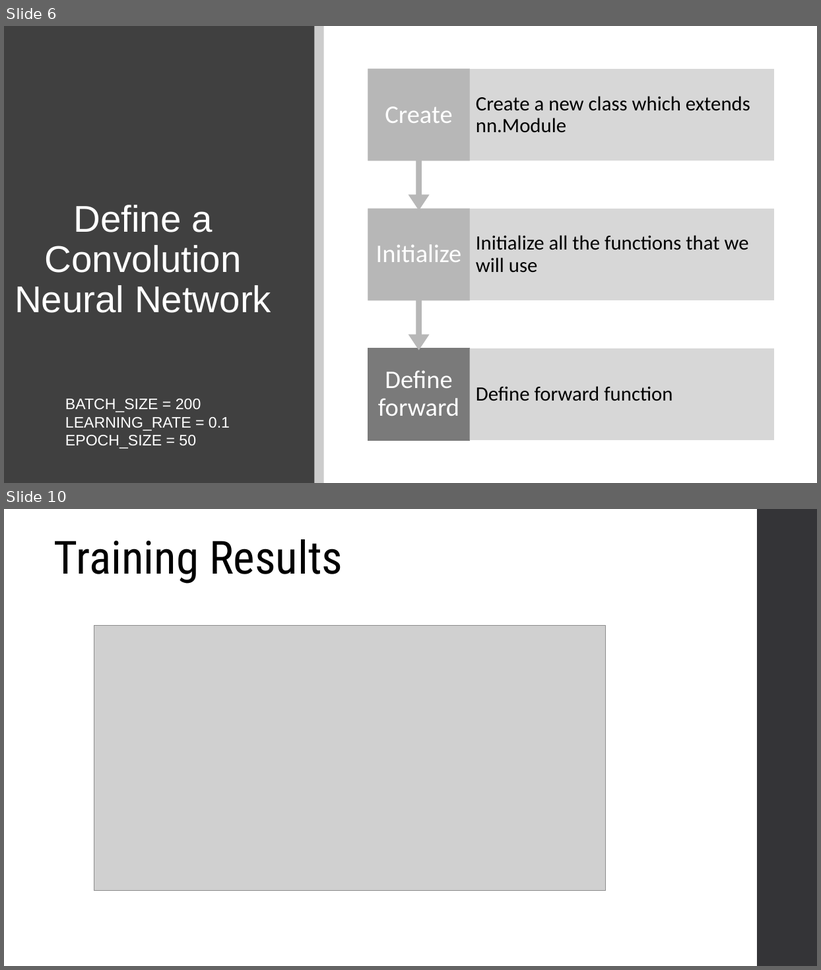
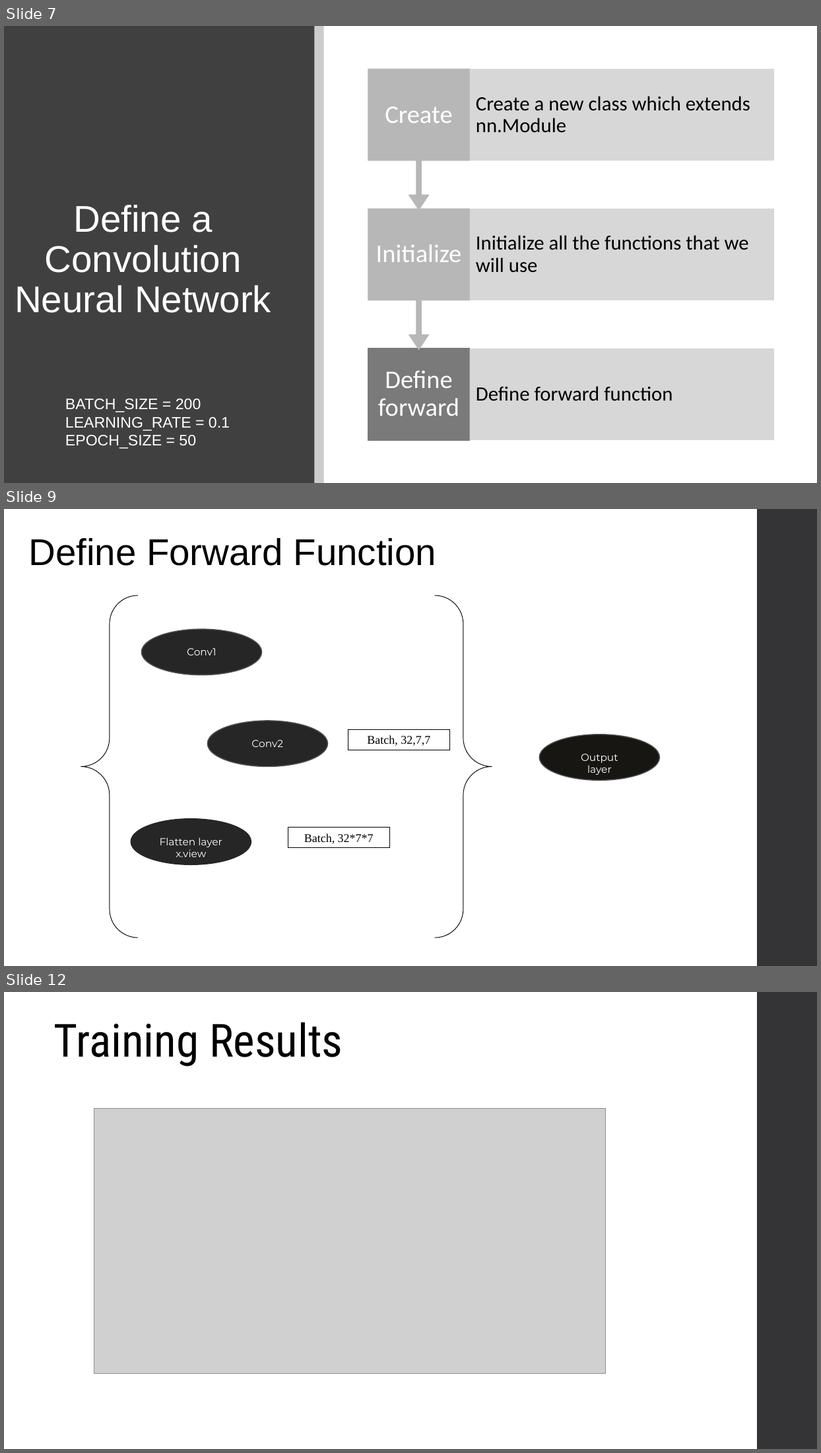
Before and after one commit to evazhang720/Final-Group-8, a slide deck: Final-Group-Presentation/ML2 - Final Project-Slice.pptx. Shown one above the other, each under a label of ours: slides 6 and 10 before the commit, slides 7, 9 and 12 after it; the slides between them are not shown. The pictures are 821x970 and 821x1453 pixels, drawn with LibreOffice and Linux fonts; fonts in the diff are those of the drawing; grey boxes stand for pictures. Boxes give left, top, right and bottom in pixels: in the first picture for what was removed or moved away, otherwise in the second. Text is boxed around its words. In the diff, an @@ line names an element or a change of style, - is before the commit and + after.

```diff
--- a/Final-Group-Presentation/ML2 - Final Project-Slice.pptx
+++ b/Final-Group-Presentation/ML2 - Final Project-Slice.pptx
@@ slide 9 added at [4, 509, 817, 966], background #FFFFFF; not listed: 1 template element that a slide beside it also shows @@
@@ text added at [28, 538, 436, 566], 44 pt, text #000000 @@
+Define Forward Function
@@ group added at [81, 595, 660, 939]: 4 ellipses, 4 texts, 2 rectangles, 1 brace pair @@
+Conv1
+Conv2
+Flatten layer
+x.view
+Batch, 32,7,7
+Batch, 32*7*7
+Output
+layer
@@ what was slide 6 is now slide 7 @@
@@ what was slide 10 is now slide 12 @@
```
Also in this commit, not shown: 5 slides changed, 1 other slide added.
